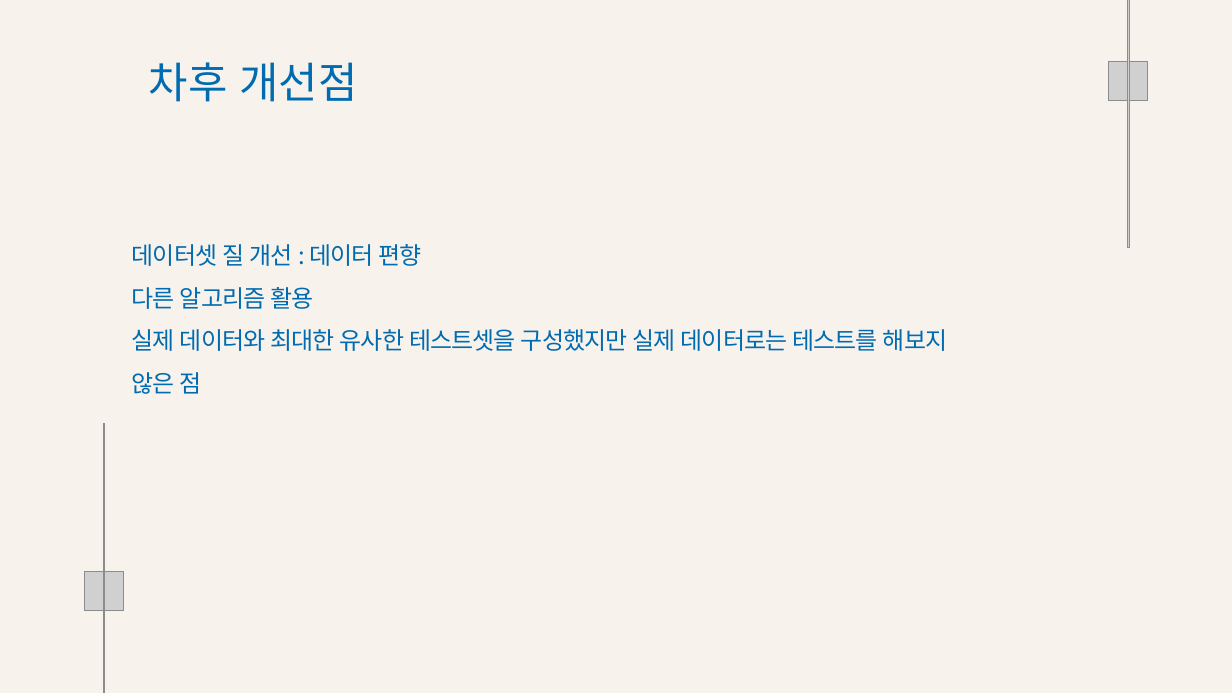
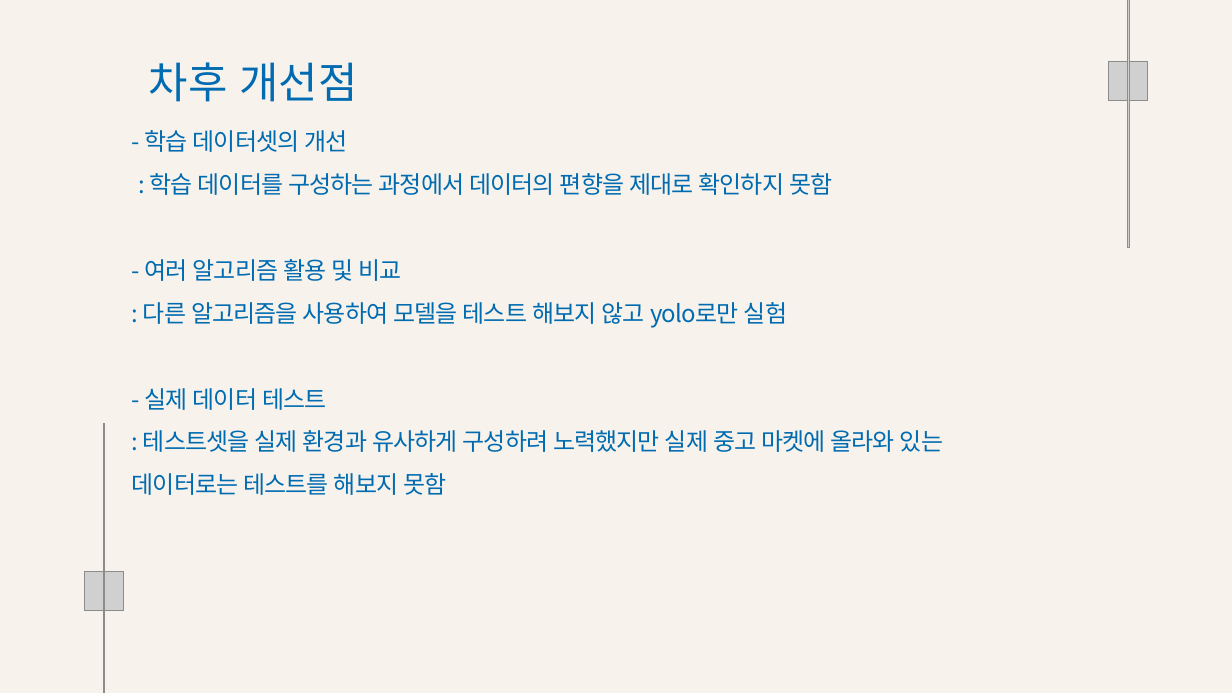
Before and after one commit to Playdata-G-DA35/DA35-final-team2-Item_Classification_RPA, a slide deck: slide 25 of documents/Clothes Detection 모델 결과 보고서.pptx. Drawn at 1232x693 pixels with LibreOffice and Linux fonts; fonts in the diff are those of the drawing; grey boxes stand for pictures; background and template pictures are left out. Boxes give left, top, right and bottom in pixels: in the first picture for what was removed or moved away, otherwise in the second. Text is boxed around its words. In the diff, an @@ line names an element or a change of style, - is before the commit and + after.

```diff
--- a/documents/Clothes Detection 모델 결과 보고서.pptx
+++ b/documents/Clothes Detection 모델 결과 보고서.pptx
@@ text "- 학습 데이터셋의 개선 : ..." at <box>132,130,943,495</box>: vertical alignment middle to top @@
@@ text at <box>132,130,943,495</box>: text changed @@
-데이터셋 질 개선 : 데이터 편향
-다른 알고리즘 활용
-실제 데이터와 최대한 유사한 테스트셋을 구성했지만 실제 데이터로는 테스트를 해보지 않은 점
+- 학습 데이터셋의 개선
+: 학습 데이터를 구성하는 과정에서 데이터의 편향을 제대로 확인하지 못함
+- 여러 알고리즘 활용 및 비교
+: 다른 알고리즘을 사용하여 모델을 테스트 해보지 않고 yolo로만 실험
+- 실제 데이터 테스트
+: 테스트셋을 실제 환경과 유사하게 구성하려 노력했지만 실제 중고 마켓에 올라와 있는 데이터로는 테스트를 해보지 못함
```
Also in this commit, not shown: 16 other slides changed, 6 other files.
